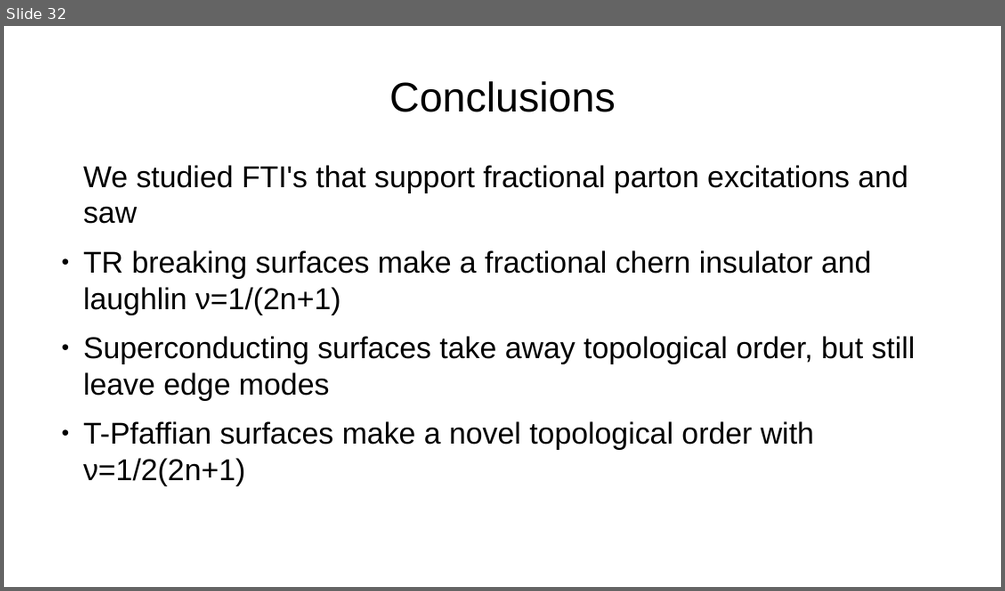
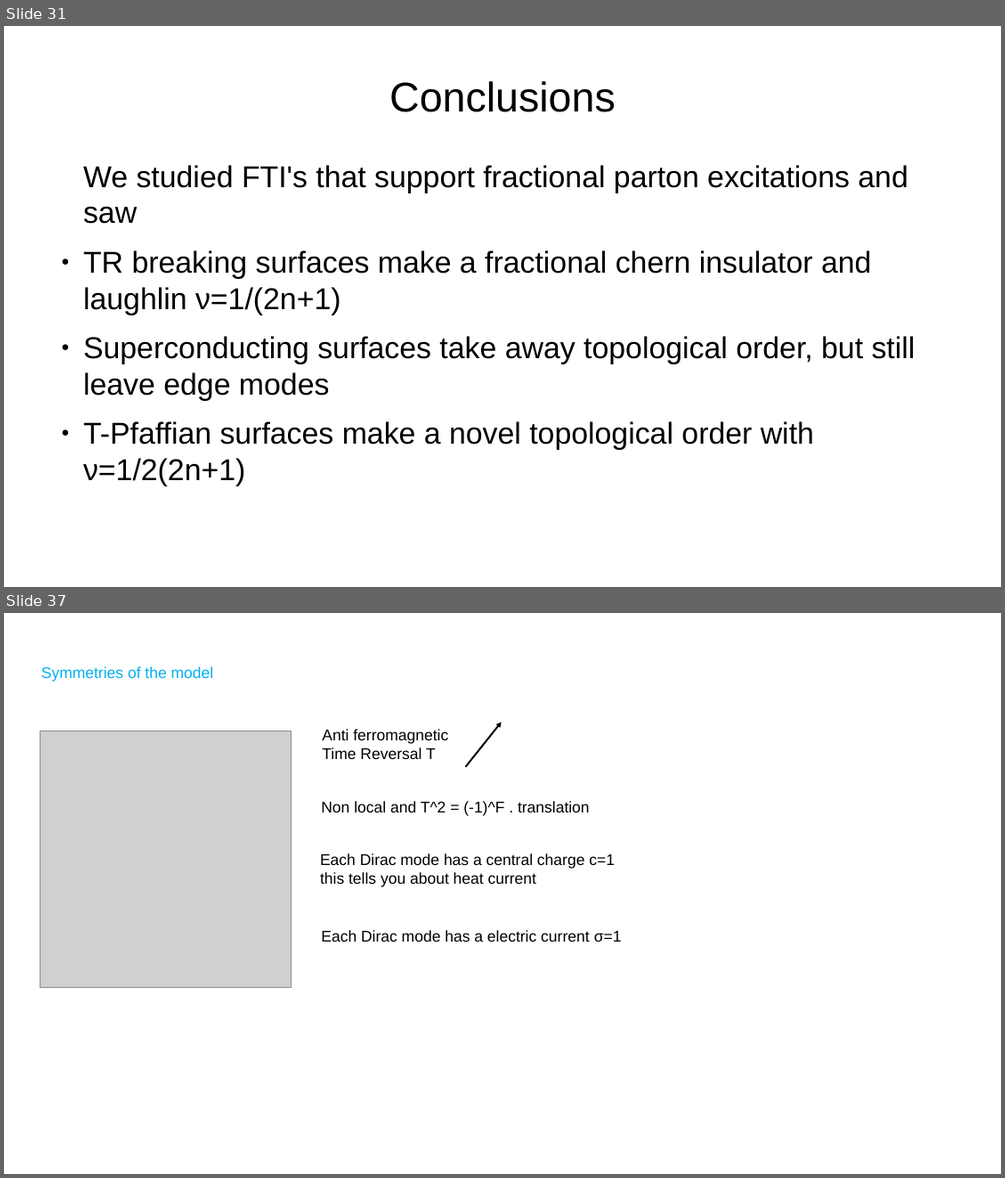
Before and after one commit to asirota12/Thesis, a slide deck: ThesisDefense.odp. Shown one above the other, each under a label of ours: slide 32 before the commit, slides 31 and 37 after it; the slides between them are not shown. The pictures are 1005x591 and 1005x1178 pixels, drawn with LibreOffice and Linux fonts; fonts in the diff are those of the drawing; grey boxes stand for pictures. Boxes give left, top, right and bottom in pixels: in the first picture for what was removed or moved away, otherwise in the second. Text is boxed around its words. In the diff, an @@ line names an element or a change of style, - is before the commit and + after.

```diff
--- a/ThesisDefense.odp
+++ b/ThesisDefense.odp
@@ slide 37 added at bbox=[4, 613, 1001, 1174], background #FFFFFF @@
@@ text added at bbox=[41, 666, 214, 682], 18 pt, text #00B0F0 @@
+Symmetries of the model
@@ picture added at bbox=[40, 730, 291, 987] @@
@@ text added at bbox=[322, 729, 448, 759], 18 pt, text #000000 @@
+Anti ferromagnetic
+Time Reversal T
@@ arrow added from (466, 766) to (502, 722), #000000 2.01 pt @@
@@ text added at bbox=[321, 801, 590, 816], 18 pt, text #000000 @@
+Non local and T^2 = (-1)^F . translation
@@ text added at bbox=[320, 853, 615, 887], 18 pt, text #000000 @@
+Each Dirac mode has a central charge c=1
+this tells you about heat current
@@ text added at bbox=[321, 930, 622, 941], 18 pt, text #000000 @@
+Each Dirac mode has a electric current σ=1
@@ what was slide 32 is now slide 31 @@
```
Also in this commit, not shown: 4 slides changed, 31 other slides added, 4 slides removed, 1 other file.
